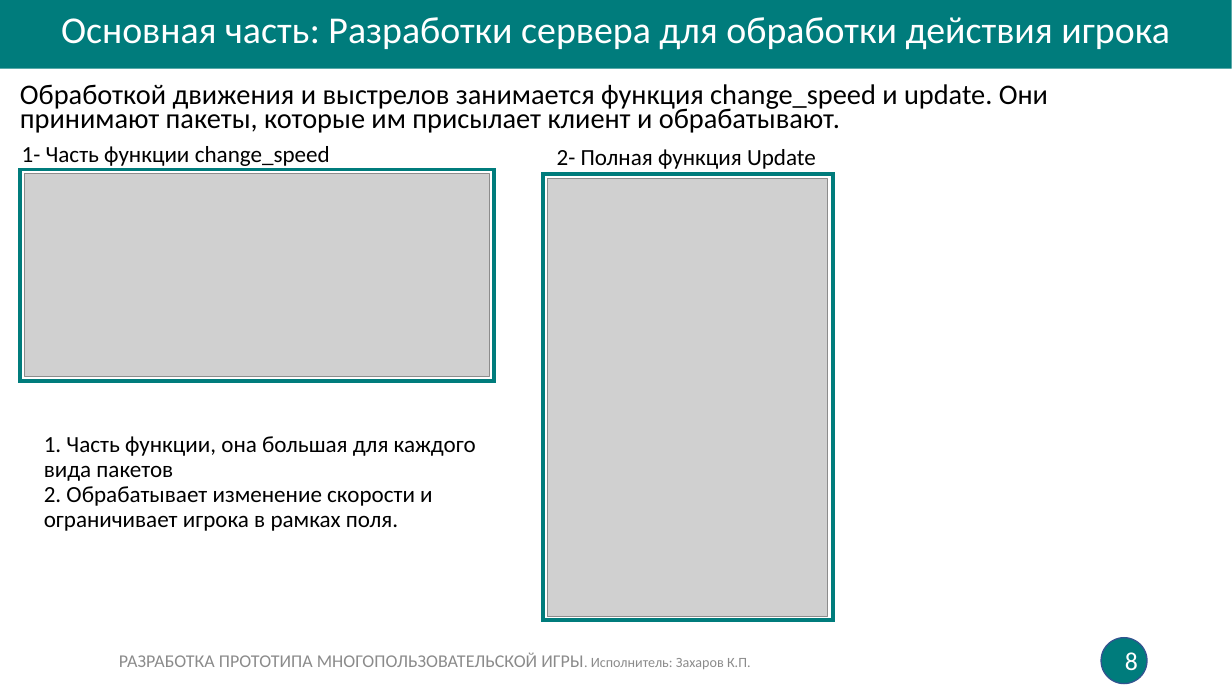
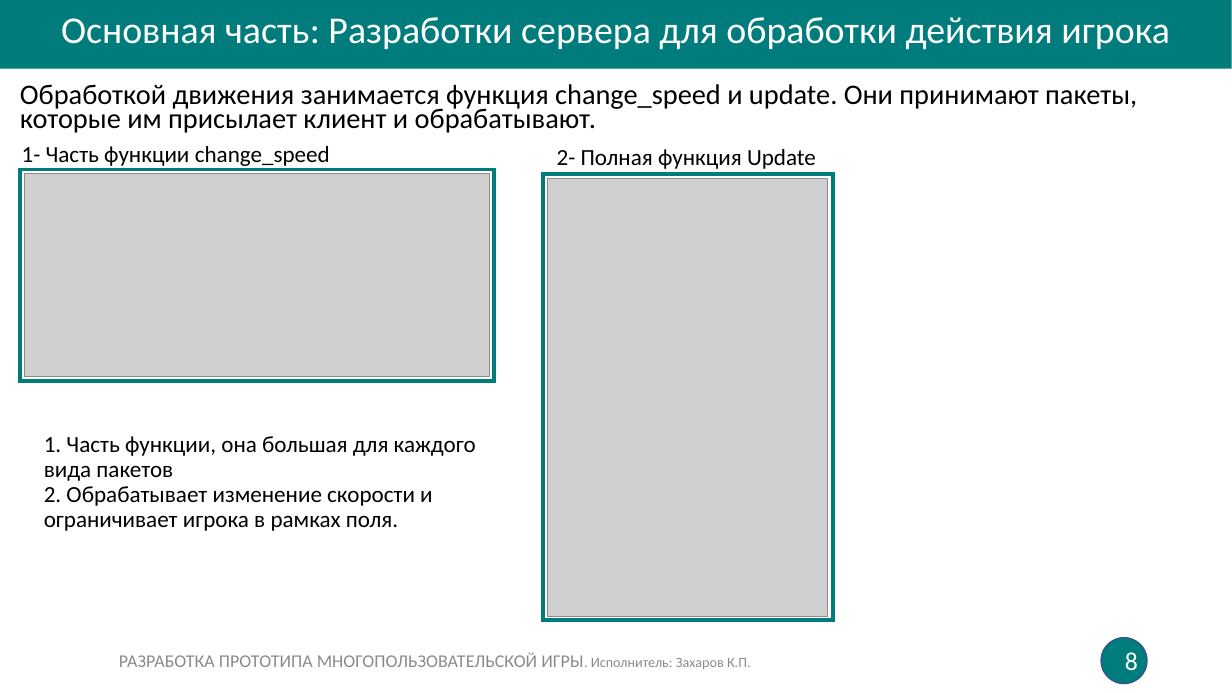
Before and after one commit to FunCthulhu/BacrterIO, a slide deck: slide 8 of BacterIO presentation.pptx. Drawn at 1232x693 pixels with LibreOffice and Linux fonts; fonts in the diff are those of the drawing; grey boxes stand for pictures. Boxes give left, top, right and bottom in pixels: in the first picture for what was removed or moved away, otherwise in the second. Text is boxed around its words. In the diff, an @@ line names an element or a change of style, - is before the commit and + after.

```diff
--- a/BacterIO presentation.pptx
+++ b/BacterIO presentation.pptx
@@ text at <box>20,84,1137,133</box>: text changed @@
-Обработкой движения и выстрелов занимается функция change_speed и update. Они принимают пакеты, которые им присылает клиент и обрабатывают.
+Обработкой движения занимается функция change_speed и update. Они принимают пакеты, которые им присылает клиент и обрабатывают.
```
Also in this commit, not shown: 2 other slides changed.
